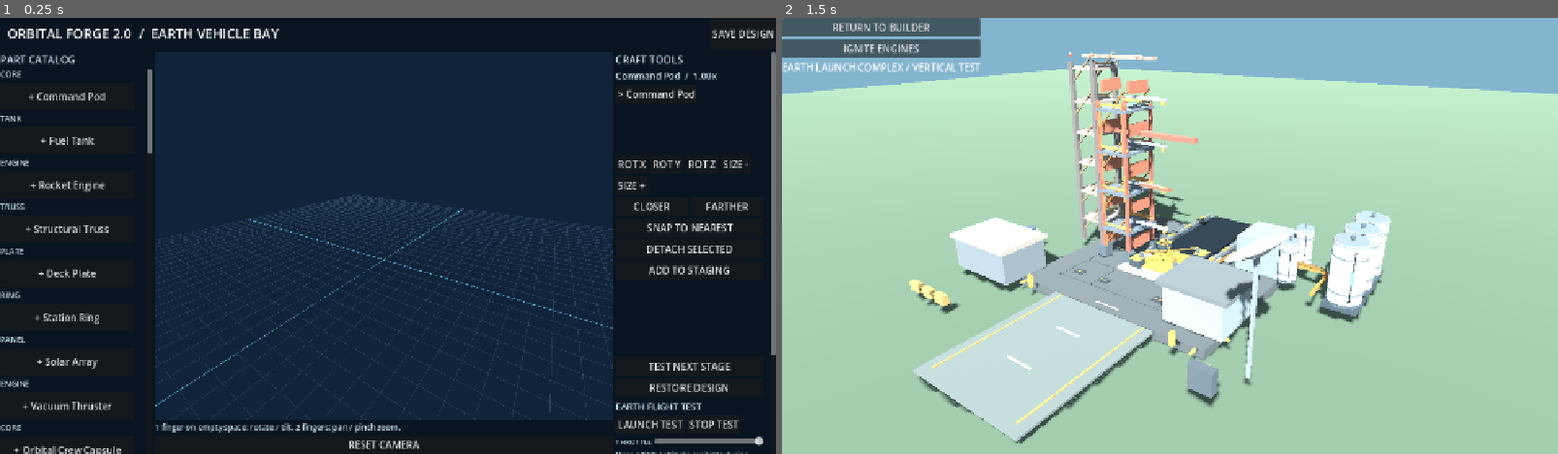
Above: before the commit, frames 1-2 (left to right).
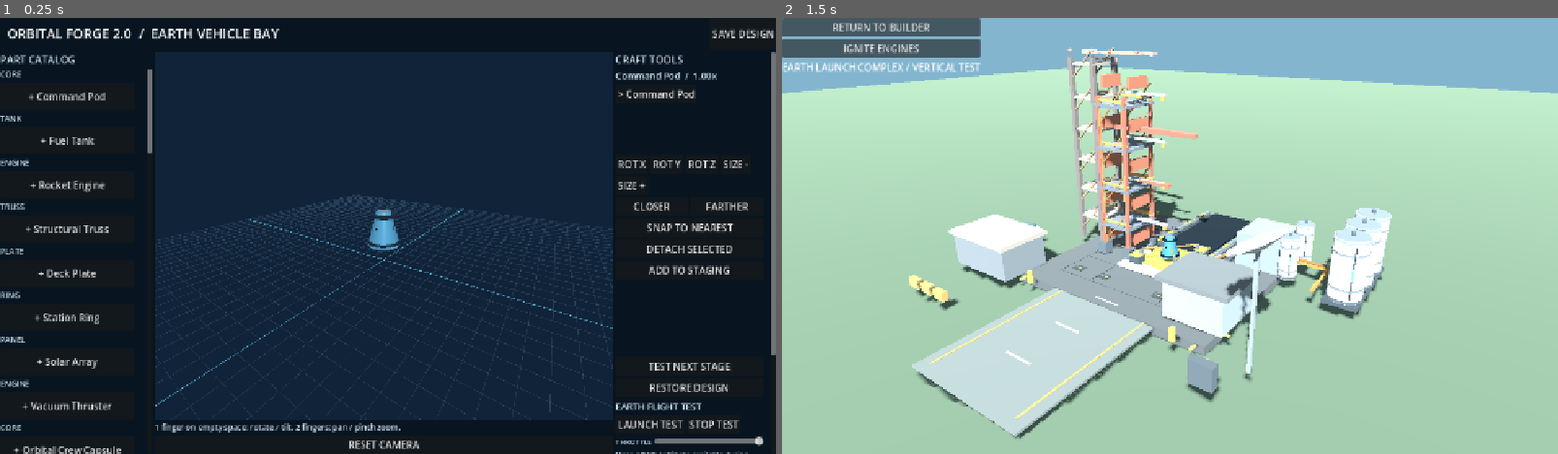
Above: after the commit, the same moments.

Repository: tpylman90-ctrl/-Orbital-Forge-2.0
Game: Godot game, scene res://scenes/main.tscn
Same seed, same stepped clock (60 frames per second), same inputs: the game is played once before the commit and once after it.
Inputs:
- Up to frame 1 (0.25 s): no input
- Up to frame 2 (1.5 s): click "LAUNCH TEST" at 0.5 s; click "LAUNCH TEST" at 1.25 s

The runs differ from the first frame. In frame 1, 0.3% of the frame differs, in the area x 47-52%, y 44-54%; in frame 2, 8.6%, in the area x 0-99%, y 6-98%.
Error before the commit: Parse Error: Cannot infer the type of "pipe_x" variable because the value doesn't have a set type. (res://scripts/core/parts_catalog.gd:198)

Commit message:
Fix component feed line typing

Diff:
--- a/scripts/core/parts_catalog.gd
+++ b/scripts/core/parts_catalog.gd
@@ -195,8 +195,8 @@
   _add_box(holder,Vector3(radius*0.09,length*0.045,radius*1.032),Vector3(radius*0.028,length*0.032,radius*0.02),Color("#9fc0c4"))
   for side in [-1.0,1.0]:
    _add_cylinder(holder,Vector3(side*radius*0.30,length*0.08,radius*1.045),radius*0.035,radius*0.035,radius*0.025,Color("#d6dedc"),10)
-   var pipe_x := side*radius*0.37
-   var pipe_z := radius*0.93
+   var pipe_x: float = side*radius*0.37
+   var pipe_z: float = radius*0.93
    _add_beam(holder,Vector3(pipe_x,-length*0.30,pipe_z),Vector3(pipe_x,length*0.30,pipe_z),radius*0.025,Color("#909fa3"),8)
    _add_cylinder(holder,Vector3(pipe_x,length*0.30,pipe_z),radius*0.055,radius*0.055,0.065,Color("#c99853"),10)
  if kind in ["truss","decoupler_radial"]:
